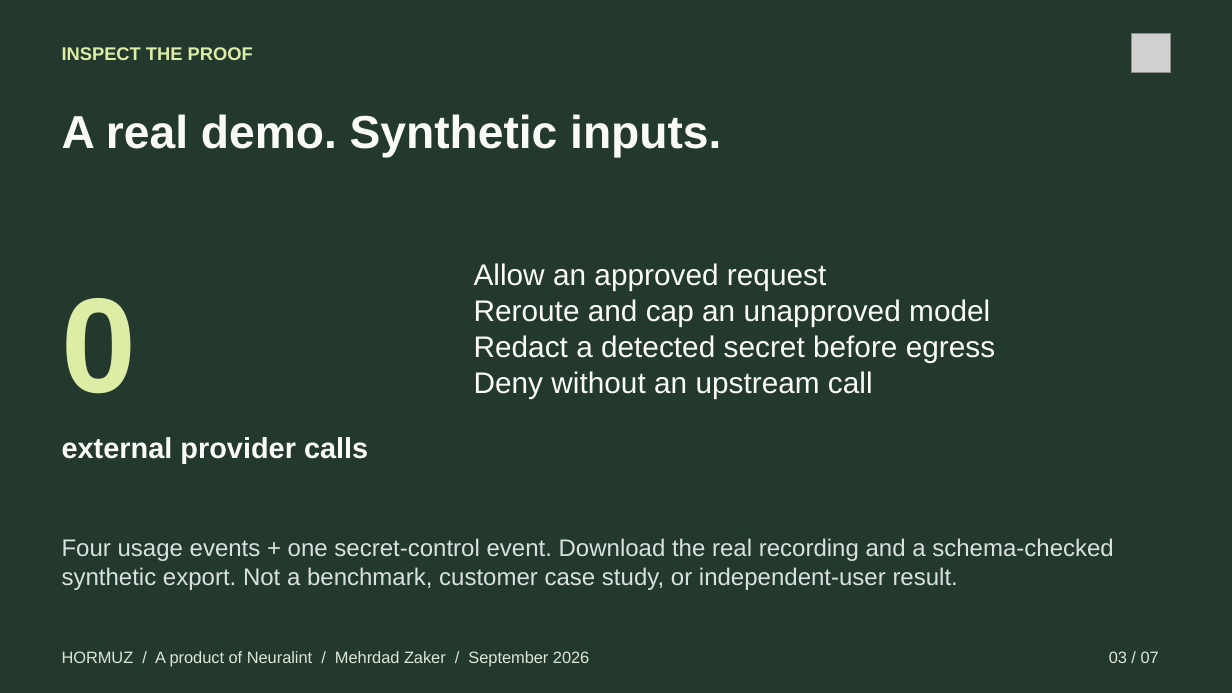
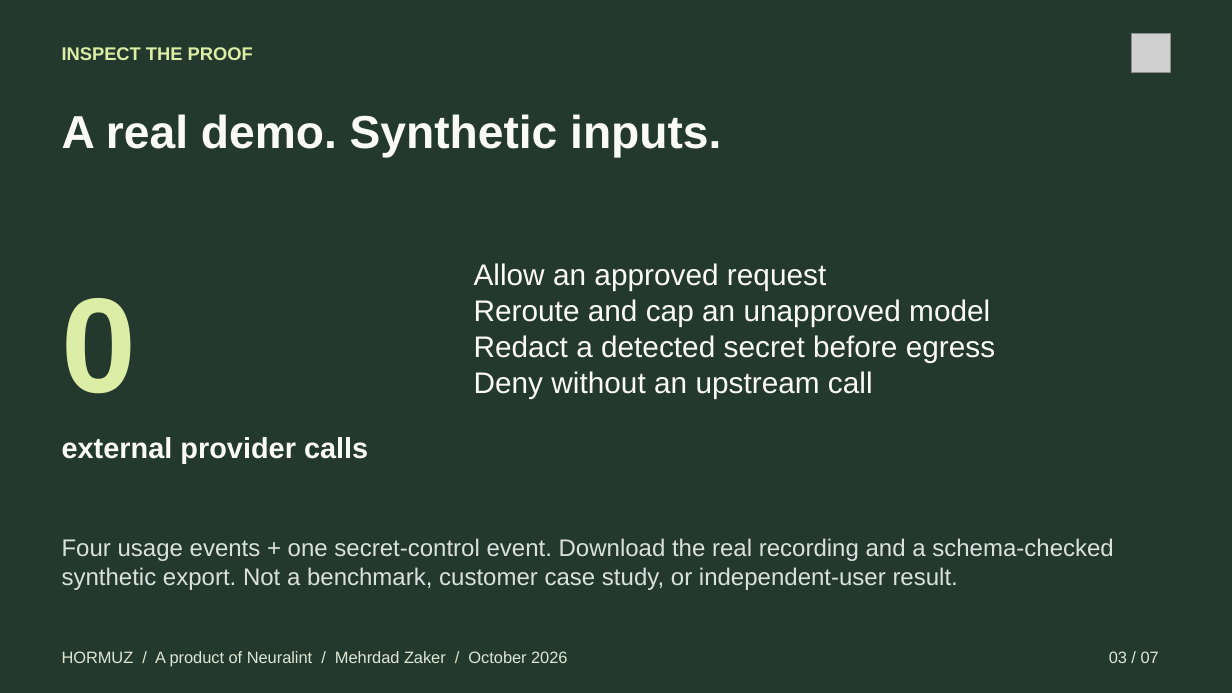
Before and after one commit to Xpounder-com/hormuz, a slide deck: slide 3 of website/public/downloads/hormuz-buyer-briefing.pptx. Drawn at 1232x693 pixels with LibreOffice and Linux fonts; fonts in the diff are those of the drawing; grey boxes stand for pictures. Boxes give left, top, right and bottom in pixels: in the first picture for what was removed or moved away, otherwise in the second. Text is boxed around its words. In the diff, an @@ line names an element or a change of style, - is before the commit and + after.

Commit message:
Make every Hormuz paid offer payable through the website

```diff
--- a/website/public/downloads/hormuz-buyer-briefing.pptx
+++ b/website/public/downloads/hormuz-buyer-briefing.pptx
@@ text at [62,651,567,666]: text changed @@
-HORMUZ / A product of Neuralint / Mehrdad Zaker / September 2026
+HORMUZ / A product of Neuralint / Mehrdad Zaker / October 2026
```
Also in this commit, not shown: 5 other slides changed, 1 slide added, 1 slide removed, 45 other files.
